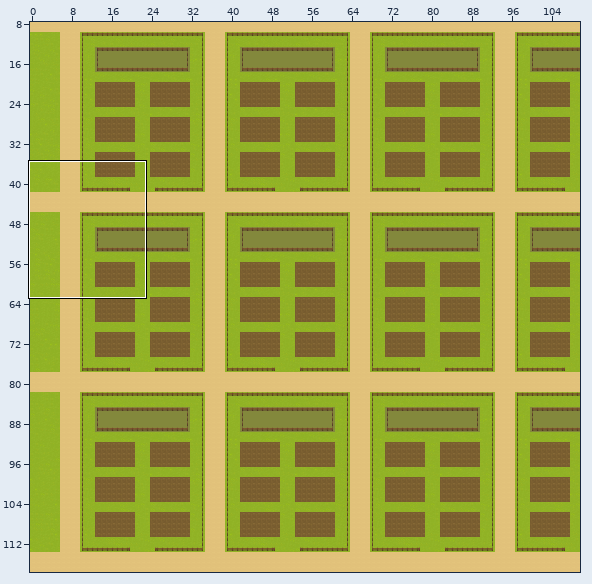
Level history. Tiled map (JSON): maps/lands/land2.tmj. Above: a wide view before the commit, with the close-up outlined.
Close-up. The starting point:
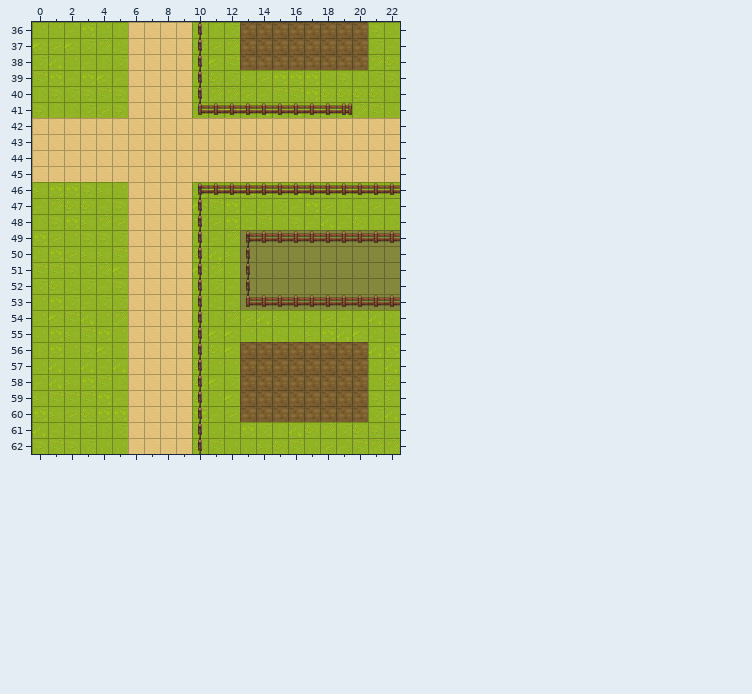
Cells are 16x16 px. Shown: x 0..22, y 36..62. The commit also changed other parts of the map, which this record leaves out.
The result:
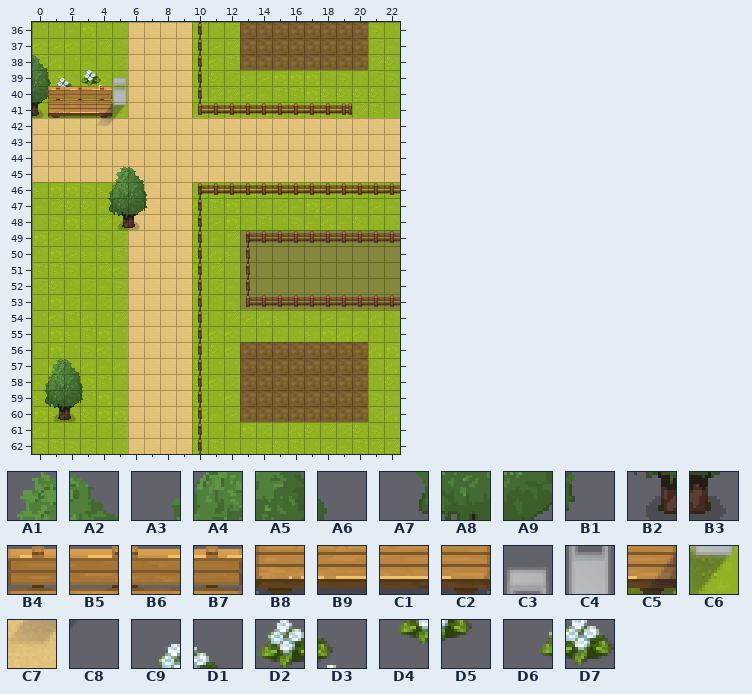
Key: from "AnimatedAutum": A1 1, A2 2, A3 64, A4 65, A5 66, A6 67, A7 128, A8 129, A9 130, B1 131, B2 193, B3 194; from "WA_Seats": B4 572, B5 573, B6 574, B7 575, B8 598, B9 599, C1 600, C2 601; from "grounds-assets": C3 144, C4 272, C5 399, C6 400, C7 527, C8 528; from "park": C9 12, D1 13, D2 14, D3 15, D4 44, D5 45, D6 46, D7 47.
__ is an empty cell.
Tiles of an added or newly shown layer are drawn over the layers below it.
See-through tiles are keyed as they look on the map.
Difference:
Layer "below/below0" (added):
y 41: x 0..4 __ __ __ __ __ -> B3 B8 B9 C1 C2
y 48: x 5..6 __ __ -> B2 B3
y 60: x 1..2 __ __ -> B2 B3
Layer "below/below1":
y 39: x 1..5 __ __ __ __ __ -> C9 D1 D2 D3 C3
y 40: x 1..5 __ __ __ __ __ -> D4 D5 D6 D7 C4
y 41: x 4..5 __ __ -> C5 C6
y 42: x 4..5 __ __ -> C7 C8
Layer "above/above-1" (added):
y 40: x 1..4 __ __ __ __ -> B4 B5 B6 B7
Layer "above/above0" (added):
y 38: x 0 __ -> A2
y 39: x 0..1 __ __ -> A5 A6
y 40: x 0 __ -> A9
y 45: x 5..6 __ __ -> A1 A2
y 46: x 4..7 __ __ __ __ -> A3 A4 A5 A6
y 47: x 4..7 __ __ __ __ -> A7 A8 A9 B1
y 57: x 1..2 __ __ -> A1 A2
y 58: x 0..3 __ __ __ __ -> A3 A4 A5 A6
y 59: x 0..3 __ __ __ __ -> A7 A8 A9 B1
